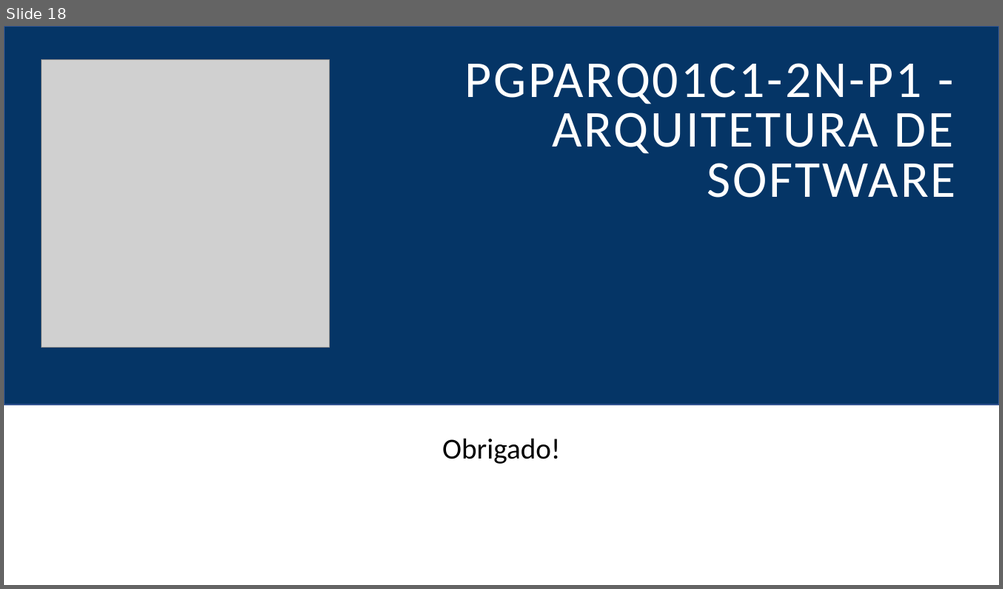
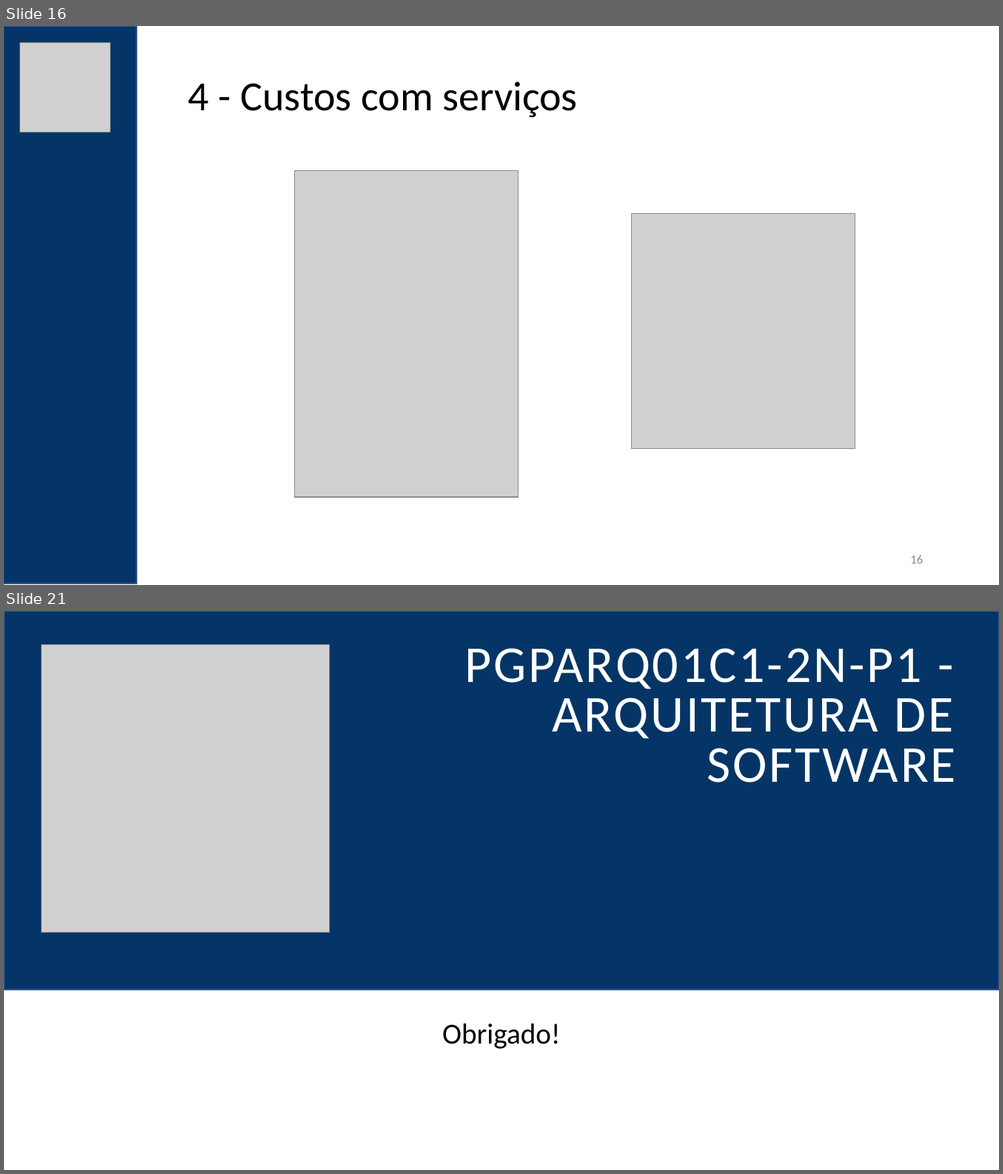
Before and after one commit to felipementel/c4-model-builder, a slide deck: ppt/PGPARQ01C1-2N-P1 - Arquitetura de Software.pptx. Shown one above the other, each under a label of ours: slide 18 before the commit, slides 16 and 21 after it; the slides between them are not shown. The pictures are 1003x589 and 1003x1174 pixels, drawn with LibreOffice and Linux fonts; fonts in the diff are those of the drawing; grey boxes stand for pictures. Boxes give left, top, right and bottom in pixels: in the first picture for what was removed or moved away, otherwise in the second. Text is boxed around its words. In the diff, an @@ line names an element or a change of style, - is before the commit and + after.

```diff
--- a/ppt/PGPARQ01C1-2N-P1 - Arquitetura de Software.pptx
+++ b/ppt/PGPARQ01C1-2N-P1 - Arquitetura de Software.pptx
@@ slide 16 added at (4, 26, 999, 585), background #FFFFFF @@
@@ rectangle added at (4, 26, 136, 584), fill #053566, outline #325491 1 pt @@
@@ picture added at (20, 42, 110, 132) @@
@@ text added at (188, 82, 577, 118), 40 pt, text #000000 @@
+4 - Custos com serviços
@@ picture added at (294, 171, 518, 497) @@
@@ picture added at (632, 213, 855, 449) @@
@@ page number added at (910, 556, 922, 564), 12 pt, text #8C8C8C @@
+16
@@ what was slide 18 is now slide 21 @@
```
Also in this commit, not shown: 8 slides changed, 2 other slides added, 13 other files.
